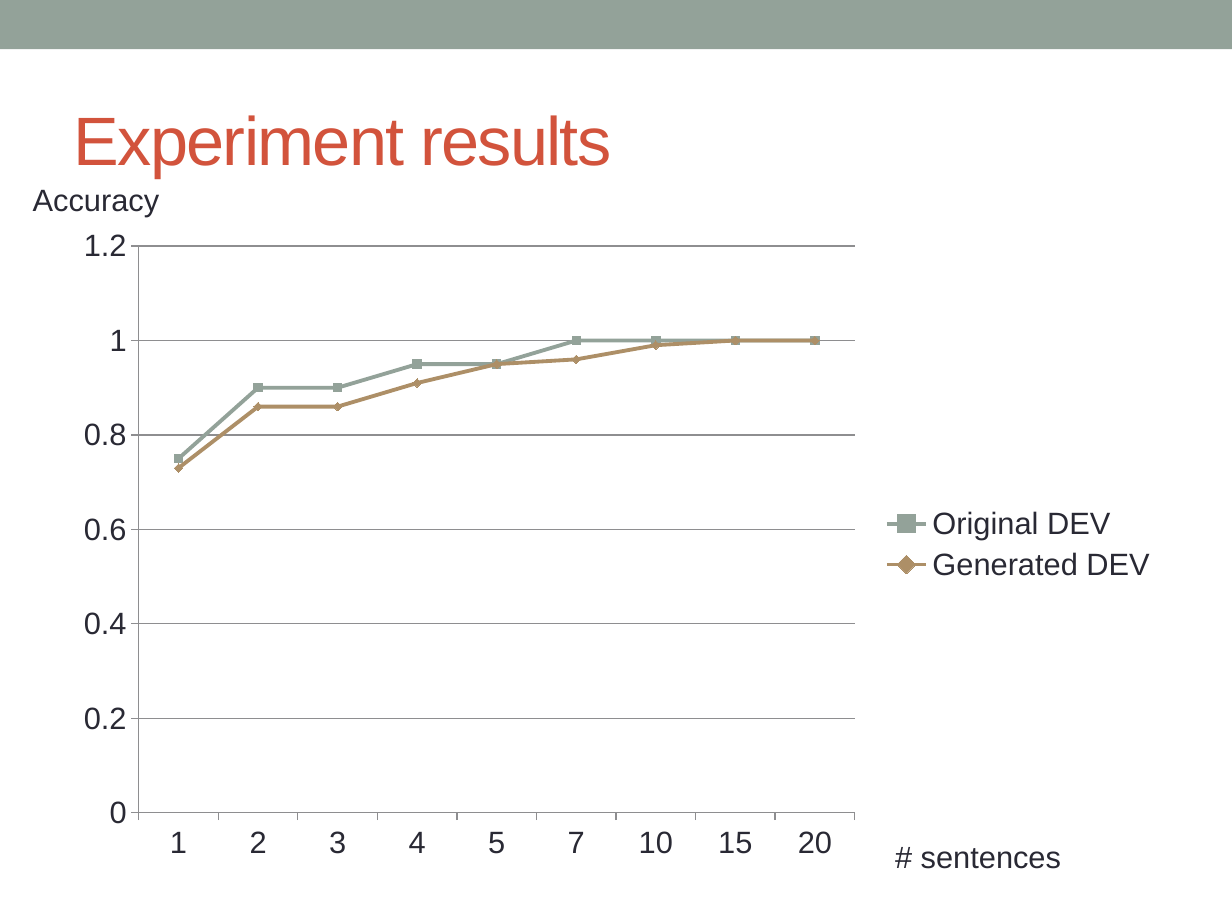
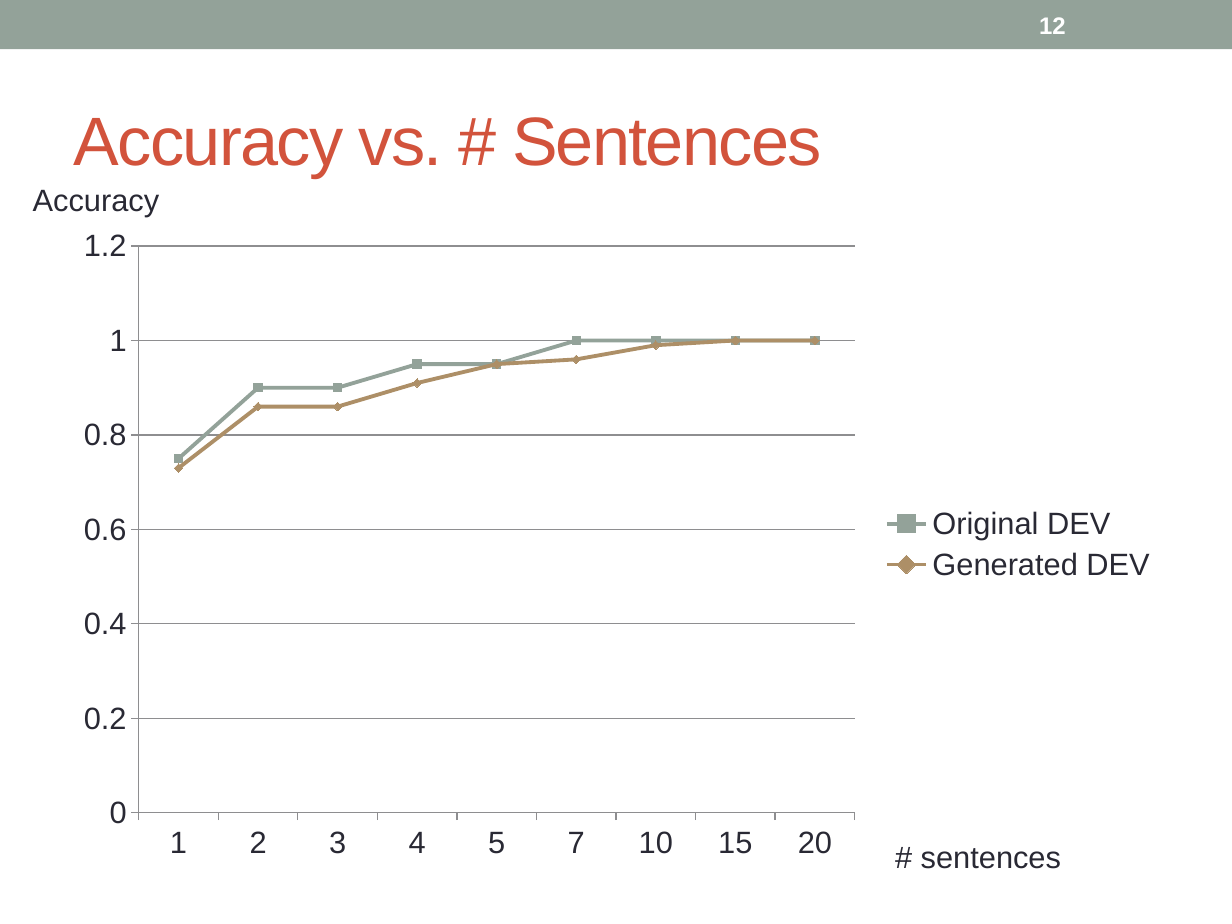
Before and after one commit to hunterhector/LangStats12Spring, a slide deck: slide 12 of Slides/11761-slides.pptx (slide 10 before the commit). Drawn at 1232x924 pixels with LibreOffice and Linux fonts; fonts in the diff are those of the drawing. Boxes give left, top, right and bottom in pixels: in the first picture for what was removed or moved away, otherwise in the second. Text is boxed around its words. In the diff, an @@ line names an element or a change of style, - is before the commit and + after.

Commit message:
updates on slides

```diff
--- a/Slides/11761-slides.pptx
+++ b/Slides/11761-slides.pptx
@@ page number added at box(1039, 17, 1066, 34), 14 pt, text #FFFFFF, bold @@
+12
@@ title at box(74, 117, 822, 178): text changed @@
-Experiment results
+Accuracy vs. # Sentences
```
Also in this commit, not shown: 10 other slides changed, 2 slides added, 3 slides removed.
